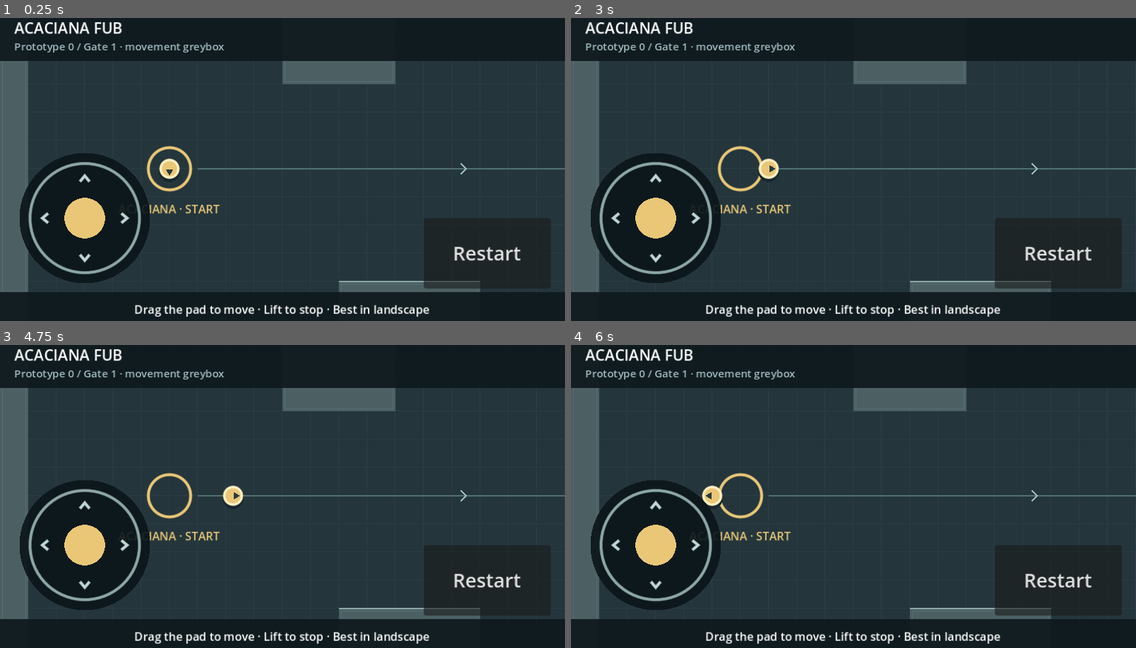
Above: before the commit, frames 1-4 (two rows, left to right).
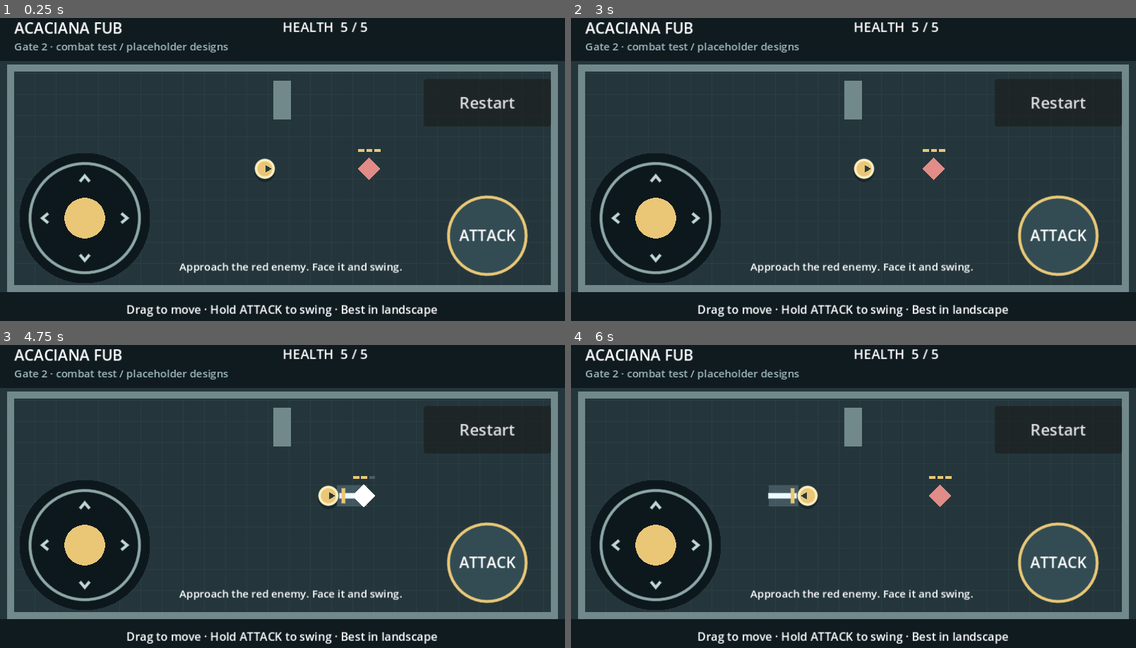
Above: after the commit, the same moments.

Repository: rossdelarge247-debug/test-game-01
Game: Godot game, scene res://scenes/gate2.tscn
Two runs of this game, one before a commit and one after it. Both use one fixed random seed, a clock stepped at 60 frames per second and the inputs below. Before the commit the project starts from res://scenes/gate1.tscn.
Inputs (mouse positions are in pixels of both pictures, inside the frame that each line leads up to):
- Up to frame 1 (0.25 s): no input
- Up to frame 2 (3 s): click "Restart" at 0.5 s; click "Restart" at 1.25 s; click "Restart" at 2 s; tap R (restart) at 2.75 s; move the mouse to (977, 154) at 2.77 s; hold D (move_right) from 2.78 s (still down); hold J (attack, bound only after the commit) from 2.78 s (still down); click (977, 154) at 2.92 s
- Up to frame 3 (4.75 s): tap Space at 3.02, 3.05, 3.32, 4.55 s; release D (move_right) at 3.5 s; release J (attack, bound only after the commit) at 3.5 s; tap R (restart) at 3.5, 4.25 s; drag from (169, 511) to (254, 560) at 3.52 s; move the mouse to (339, 426) at 4.27 s; hold D (move_right) from 4.28 s (still down); hold J (attack, bound only after the commit) from 4.28 s (still down); click (339, 426) at 4.42 s
- Up to frame 4 (6 s): release D (move_right) at 5 s; release J (attack, bound only after the commit) at 5 s; tap R (restart) at 5, 5.75 s; drag from (825, 560) to (684, 448) at 5.02 s; move the mouse to (1023, 541) at 5.77 s; hold A (move_left) from 5.78 s (still down); tap Space at 5.85 s; click (1023, 541) at 5.92 s

The runs differ from the first frame. In frame 1, 17% of the frame differs, in the area x 0-100%, y 1-99%; in frame 2, 17%; in frame 3, 17%; in frame 4, 18%.

Commit message:
Add Gate 2 sword combat arena and multitouch attack tests

Diff:
--- a/project.godot
+++ b/project.godot
@@ -6,7 +6,7 @@
 [application]
 
 config/name="Acaciana Fub — Prototype 0"
-run/main_scene="res://scenes/gate1.tscn"
+run/main_scene="res://scenes/gate2.tscn"
 
 [display]
 
@@ -35,6 +35,10 @@
 "deadzone": 0.2,
 "events": [Object(InputEventKey,"physical_keycode":83), Object(InputEventKey,"physical_keycode":4194322)]
 }
+attack={
+"deadzone": 0.2,
+"events": [Object(InputEventKey,"physical_keycode":74), Object(InputEventKey,"physical_keycode":32)]
+}
 restart={
 "deadzone": 0.2,
 "events": [Object(InputEventKey,"physical_keycode":82)]
@@ -44,6 +48,9 @@
 
 2d_physics/layer_1="World"
 2d_physics/layer_2="Player"
+2d_physics/layer_3="Enemy"
+2d_physics/layer_4="Enemy hurtbox"
+2d_physics/layer_5="Player hurtbox"
 
 [rendering]
 
--- /dev/null
+++ b/scenes/combat_player.tscn
@@ -0,0 +1,31 @@
+[gd_scene load_steps=5 format=3]
+
+[ext_resource type="Script" path="res://src/combat_player.gd" id="1"]
+[sub_resource type="CircleShape2D" id="Body"]
+radius = 10.0
+[sub_resource type="CircleShape2D" id="Hurt"]
+radius = 9.0
+[sub_resource type="RectangleShape2D" id="Sword"]
+size = Vector2(34, 24)
+
+[node name="Acaciana" type="CharacterBody2D"]
+collision_layer = 2
+collision_mask = 1
+motion_mode = 1
+script = ExtResource("1")
+[node name="CollisionShape2D" type="CollisionShape2D" parent="."]
+shape = SubResource("Body")
+[node name="Hurtbox" type="Area2D" parent="."]
+collision_layer = 16
+collision_mask = 0
+monitoring = false
+[node name="Shape" type="CollisionShape2D" parent="Hurtbox"]
+shape = SubResource("Hurt")
+[node name="Sword" type="Area2D" parent="."]
+collision_layer = 0
+collision_mask = 8
+monitoring = false
+monitorable = false
+[node name="Shape" type="CollisionShape2D" parent="Sword"]
+position = Vector2(27, 0)
+shape = SubResource("Sword")
--- /dev/null
+++ b/scenes/enemy.tscn
@@ -0,0 +1,25 @@
+[gd_scene load_steps=4 format=3]
+[ext_resource type="Script" path="res://src/enemy.gd" id="1"]
+[sub_resource type="CircleShape2D" id="Body"]
+radius = 12.0
+[sub_resource type="CircleShape2D" id="Contact"]
+radius = 13.0
+[node name="Enemy" type="CharacterBody2D"]
+collision_layer = 4
+collision_mask = 1
+motion_mode = 1
+script = ExtResource("1")
+[node name="Shape" type="CollisionShape2D" parent="."]
+shape = SubResource("Body")
+[node name="Hurtbox" type="Area2D" parent="."]
+collision_layer = 8
+collision_mask = 0
+monitoring = false
+[node name="Shape" type="CollisionShape2D" parent="Hurtbox"]
+shape = SubResource("Body")
+[node name="Contact" type="Area2D" parent="."]
+collision_layer = 0
+collision_mask = 16
+monitorable = false
+[node name="Shape" type="CollisionShape2D" parent="Contact"]
+shape = SubResource("Contact")
--- /dev/null
+++ b/scenes/gate2.tscn
@@ -0,0 +1,139 @@
+[gd_scene load_steps=7 format=3]
+
+[ext_resource type="Script" path="res://src/gate2.gd" id="1"]
+[ext_resource type="PackedScene" path="res://scenes/combat_player.tscn" id="2"]
+[ext_resource type="Script" path="res://src/touch_pad.gd" id="3"]
+
+[ext_resource type="PackedScene" path="res://scenes/enemy.tscn" id="4"]
+[ext_resource type="Script" path="res://src/attack_button.gd" id="5"]
+[sub_resource type="CircleShape2D" id="AttackShape"]
+radius = 44.0
+
+[node name="Gate2" type="Node2D"]
+script = ExtResource("1")
+[node name="Walls" type="Node2D" parent="."]
+[node name="Acaciana" parent="." instance=ExtResource("2")]
+position = Vector2(300, 180)
+[node name="Enemy" parent="." instance=ExtResource("4")]
+position = Vector2(418, 180)
+
+[node name="HUD" type="CanvasLayer" parent="."]
+
+[node name="Layout" type="Control" parent="HUD"]
+layout_mode = 3
+anchors_preset = 15
+anchor_right = 1.0
+anchor_bottom = 1.0
+grow_horizontal = 2
+grow_vertical = 2
+mouse_filter = 2
+
+[node name="Top" type="ColorRect" parent="HUD/Layout"]
+layout_mode = 0
+anchor_right = 1.0
+offset_bottom = 58.0
+color = Color(0.06, 0.10, 0.12, 0.94)
+mouse_filter = 2
+
+[node name="Title" type="Label" parent="HUD/Layout/Top"]
+offset_left = 16.0
+offset_top = 8.0
+offset_right = 460.0
+offset_bottom = 29.0
+theme_override_font_sizes/font_size = 17
+text = "ACACIANA FUB"
+
+[node name="Subtitle" type="Label" parent="HUD/Layout/Top"]
+offset_left = 16.0
+offset_top = 32.0
+offset_right = 480.0
+offset_bottom = 50.0
+theme_override_colors/font_color = Color(0.62, 0.73, 0.74, 1)
+theme_override_font_sizes/font_size = 12
+text = "Gate 2 · combat test / placeholder designs"
+
+[node name="Restart" type="Button" parent="HUD/Layout/Top"]
+anchor_left = 1.0
+anchor_right = 1.0
+offset_left = -114.0
+offset_top = 13.0
+offset_right = -16.0
+offset_bottom = 45.0
+focus_mode = 0
+theme_override_font_sizes/font_size = 13
+text = "Restart [R]"
+
+[node name="Bottom" type="ColorRect" parent="HUD/Layout"]
+anchor_top = 1.0
+anchor_right = 1.0
+anchor_bottom = 1.0
+offset_top = -40.0
+grow_vertical = 0
+color = Color(0.06, 0.10, 0.12, 0.94)
+mouse_filter = 2
+
+[node name="Controls" type="Label" parent="HUD/Layout/Bottom"]
+anchor_right = 1.0
+anchor_bottom = 1.0
+theme_override_font_sizes/font_size = 13
+text = "WASD / Arrows · Move     J / Space · Attack     R · Restart"
+horizontal_alignment = 1
+vertical_alignment = 1
+
+[node name="TouchPad" type="Control" parent="HUD/Layout"]
+anchor_top = 1.0
+anchor_bottom = 1.0
+offset_left = 16.0
+offset_top = -204.0
+offset_right = 176.0
+offset_bottom = -44.0
+mouse_filter = 2
+script = ExtResource("3")
+
+[node name="RestartTouch" type="Button" parent="HUD/Layout"]
+visible = false
+anchor_left = 1.0
+anchor_top = 1.0
+anchor_right = 1.0
+anchor_bottom = 1.0
+offset_left = -160.0
+offset_top = -282.0
+offset_right = -16.0
+offset_bottom = -228.0
+focus_mode = 0
+theme_override_font_sizes/font_size = 18
+text = "Restart"
+
+[node name="Health" type="Label" parent="HUD/Layout/Top"]
+offset_left = 320.0
+offset_top = 8.0
+offset_right = 495.0
+offset_bottom = 28.0
+theme_override_font_sizes/font_size = 15
+text = "HEALTH  5 / 5"
+
+[node name="Message" type="Label" parent="HUD/Layout"]
+offset_left = 184.0
+offset_top = 282.0
+offset_right = 476.0
+offset_bottom = 308.0
+theme_override_font_sizes/font_size = 12
+text = "Approach the red enemy. Face it and swing."
+horizontal_alignment = 1
+mouse_filter = 2
+
+[node name="AttackAnchor" type="Control" parent="HUD/Layout"]
+anchor_left = 1.0
+anchor_right = 1.0
+anchor_top = 1.0
+anchor_bottom = 1.0
+offset_left = -88.0
+offset_right = -88.0
+offset_top = -104.0
+offset_bottom = -104.0
+mouse_filter = 2
+
+[node name="Attack" type="TouchScreenButton" parent="HUD/Layout/AttackAnchor"]
+shape = SubResource("AttackShape")
+action = "attack"
+script = ExtResource("5")
--- /dev/null
+++ b/src/attack_button.gd
@@ -0,0 +1,12 @@
+extends TouchScreenButton
+## Native multitouch button: an independent finger can attack while moving.
+
+
+func _process(_delta: float) -> void:
+	queue_redraw()
+
+
+func _draw() -> void:
+	draw_circle(Vector2.ZERO, 44, Color("e9c777") if is_pressed() else Color("334c54"))
+	draw_arc(Vector2.ZERO, 44, 0, TAU, 48, Color("e9c777"), 2, true)
+	draw_string(ThemeDB.fallback_font, Vector2(-32, 6), "ATTACK", HORIZONTAL_ALIGNMENT_LEFT, -1, 17, Color("ffffff"))
--- /dev/null
+++ b/src/combat_player.gd
@@ -0,0 +1,127 @@
+extends "res://src/player.gd"
+## Gate 2 tuning is provisional; this sword has no canonical name.
+
+signal health_changed(value: int)
+signal defeated
+
+const MAX_HEALTH := 5
+const SWING_TIME := 0.16
+const COOLDOWN := 0.34
+const PROTECTION_TIME := 0.9
+
+var health: int = MAX_HEALTH
+var swing_left := 0.0
+var cooldown_left := 0.0
+var protection_left := 0.0
+var attack_facing := Vector2.RIGHT
+var hit_targets: Array[int] = []
+var knockback := Vector2.ZERO
+var combat_enabled := true
+@onready var sword: CollisionShape2D = $Sword/Shape
+
+
+func _ready() -> void:
+	facing = Vector2.RIGHT
+
+
+func _physics_process(delta: float) -> void:
+	if not has_focus or health <= 0 or not combat_enabled:
+		velocity = Vector2.ZERO
+		return
+	protection_left = maxf(0, protection_left - delta)
+	cooldown_left = maxf(0, cooldown_left - delta)
+	super._physics_process(delta)
+	move_and_collide(knockback * delta)
+	knockback = knockback.move_toward(Vector2.ZERO, 800 * delta)
+	if Input.is_action_pressed("attack"):
+		request_attack()
+	if swing_left > 0:
+		_hit_sword_targets()
+		swing_left = maxf(0, swing_left - delta)
+	queue_redraw()
+
+
+func request_attack() -> bool:
+	if cooldown_left > 0 or health <= 0 or not has_focus or not combat_enabled:
+		return false
+	attack_facing = facing
+	$Sword.rotation = attack_facing.angle()
+	swing_left = SWING_TIME
+	cooldown_left = COOLDOWN
+	hit_targets.clear()
+	print("SWORD_SWING")
+	return true
+
+
+func _hit_sword_targets() -> void:
+	# Query the actual sword shape during physics, avoiding stale overlap lists
+	# on the first frame of a swing or when changing direction.
+	var query := PhysicsShapeQueryParameters2D.new()
+	query.shape = sword.shape
+	query.transform = sword.global_transform
+	query.collision_mask = 8
+	query.collide_with_areas = true
+	query.collide_with_bodies = false
+	var space := get_world_2d().direct_space_state
+	for hit in space.intersect_shape(query):
+		var target: Node2D = hit.collider.get_parent()
+		var target_id: int = target.get_instance_id()
+		if target_id in hit_targets:
+			continue
+		var ray := PhysicsRayQueryParameters2D.create(global_position, target.global_position, 1)
+		if not space.intersect_ray(ray).is_empty():
+			continue
+		hit_targets.append(target_id)
+		target.call("take_hit", 1, attack_facing)
+
+
+func take_hit(amount: int, direction: Vector2) -> bool:
+	if health <= 0 or protection_left > 0 or not has_focus or not combat_enabled:
+		return false
+	health = maxi(0, health - amount)
+	protection_left = PROTECTION_TIME
+	knockback = direction.normalized() * 140
+	health_changed.emit(health)
+	print("PLAYER_HIT health=%d" % health)
+	if health == 0:
+		swing_left = 0
+		touch_direction = Vector2.ZERO
+		knockback = Vector2.ZERO
+		defeated.emit()
+		print("PLAYER_DEFEATED")
+	queue_redraw()
+	return true
+
+
+func stop_combat() -> void:
+	combat_enabled = false
+	swing_left = 0
+	touch_direction = Vector2.ZERO
+	velocity = Vector2.ZERO
+	knockback = Vector2.ZERO
+	queue_redraw()
+
+
+func _notification(what: int) -> void:
+	# Base player separately clears movement on focus loss.
+	if what == NOTIFICATION_APPLICATION_FOCUS_OUT:
+		swing_left = 0
+		knockback = Vector2.ZERO
+		Input.action_release("attack")
+
+
+func _draw() -> void:
+	super._draw()
+	if health == 0:
+		draw_circle(Vector2.ZERO, 12, Color("7c8990"))
+	elif protection_left > 0:
+		draw_arc(Vector2.ZERO, 15, 0, TAU, 32, Color("ffb8b0"), 3, true)
+	if swing_left > 0:
+		var side := attack_facing.orthogonal()
+		var tip := attack_facing * 44
+		draw_colored_polygon(PackedVector2Array([
+			attack_facing * 10 + side * 12, tip + side * 12,
+			tip - side * 12, attack_facing * 10 - side * 12
+		]), Color(0.8, 0.94, 1, 0.18))
+		draw_line(attack_facing * 13, tip, Color("edfaff"), 5, true)
+		draw_line(attack_facing * 17 - side * 8, attack_facing * 17 + side * 8, Color("e9c777"), 3, true)
--- /dev/null
+++ b/src/enemy.gd
@@ -0,0 +1,57 @@
+extends CharacterBody2D
+## Abstract pursuer. Identity, appearance and numerical tuning are provisional.
+
+signal defeated
+@export var move_speed := 48.0
+var health := 3
+var active := false
+var stopped := false
+var stun_left := 0.0
+var knockback := Vector2.ZERO
+@onready var player: CharacterBody2D = get_node("../Acaciana")
+
+
+func _physics_process(delta: float) -> void:
+	if health <= 0 or stopped or not player.has_focus or player.health <= 0:
+		return
+	var difference: Vector2 = player.global_position - global_position
+	if difference.length() < 110:
+		active = true
+	stun_left = maxf(0, stun_left - delta)
+	velocity = knockback
+	if active and stun_left <= 0:
+		velocity += difference.normalized() * move_speed
+	move_and_slide()
+	knockback = knockback.move_toward(Vector2.ZERO, 600 * delta)
+	if stun_left <= 0:
+		for area in $Contact.get_overlapping_areas():
+			var direction: Vector2 = player.global_position - global_position
+			if direction.is_zero_approx():
+				direction = Vector2.LEFT
+			area.get_parent().take_hit(1, direction)
+	queue_redraw()
+
+
+func take_hit(amount: int, direction: Vector2) -> void:
+	if health <= 0 or stopped:
+		return
+	health = maxi(0, health - amount)
+	stun_left = 0.25
+	knockback = direction.normalized() * 110
+	active = true
+	print("ENEMY_HIT health=%d" % health)
+	if health == 0:
+		defeated.emit()
+		print("ENEMY_DEFEATED")
+		hide()
+		$Hurtbox.set_deferred("monitorable", false)
+	queue_redraw()
+
+
+func _draw() -> void:
+	var color := Color("e18c87") if stun_left <= 0 else Color("ffffff")
+	draw_colored_polygon(PackedVector2Array([
+		Vector2(0, -13), Vector2(13, 0), Vector2(0, 13), Vector2(-13, 0)
+	]), color)
+	for i in range(3):
+		draw_rect(Rect2(-12 + i * 9, -22, 7, 3), Color("e9c777") if i < health else Color("4c6064"))
--- /dev/null
+++ b/src/gate2.gd
@@ -0,0 +1,76 @@
+extends Node2D
+## One disposable arena. No implied location, enemy lore or sword identity.
+
+const SOLIDS: Array[Rect2] = [
+	Rect2(8, 62, 624, 8), Rect2(8, 312, 624, 8),
+	Rect2(8, 70, 8, 242), Rect2(624, 70, 8, 242),
+	Rect2(310, 80, 20, 44),
+]
+
+
+func _ready() -> void:
+	for rect in SOLIDS:
+		var wall := StaticBody2D.new()
+		wall.position = rect.get_center()
+		wall.collision_layer = 1
+		wall.collision_mask = 6
+		var shape := RectangleShape2D.new()
+		shape.size = rect.size
+		var collision := CollisionShape2D.new()
+		collision.shape = shape
+		wall.add_child(collision)
+		$Walls.add_child(wall)
+	$HUD/Layout/Top/Restart.pressed.connect(_request_restart)
+	$HUD/Layout/RestartTouch.pressed.connect(_request_restart)
+	$Acaciana.health_changed.connect(_health_changed)
+	$Acaciana.defeated.connect(_player_defeated)
+	$Enemy.defeated.connect(_enemy_defeated)
+	var touch := DisplayServer.is_touchscreen_available()
+	$HUD/Layout/RestartTouch.visible = touch
+	$HUD/Layout/AttackAnchor.visible = touch
+	$HUD/Layout/Top/Restart.visible = not touch
+	if touch:
+		$HUD/Layout/Bottom/Controls.text = "Drag to move · Hold ATTACK to swing · Best in landscape"
+	_health_changed($Acaciana.health)
+	print("GATE2_READY")
+
+
+func _health_changed(value: int) -> void:
+	$HUD/Layout/Top/Health.text = "HEALTH  %d / 5" % value
+
+
+func _enemy_defeated() -> void:
+	$Acaciana.stop_combat()
+	$HUD/Layout/Message.text = "Enemy defeated · Restart to try again"
+
+
+func _player_defeated() -> void:
+	$Enemy.stopped = true
+	$HUD/Layout/Message.text = "Try again · Tap Restart or press R"
+
+
+func _unhandled_input(event: InputEvent) -> void:
+	if event.is_action_pressed("restart") and not event.is_echo():
+		get_viewport().set_input_as_handled()
+		_request_restart()
+
+
+func _request_restart() -> void:
+	_restart.call_deferred()
+
+
+func _restart() -> void:
+	Input.action_release("attack")
+	var error := get_tree().reload_current_scene()
+	if error != OK:
+		push_error("Could not restart Gate 2: %s" % error_string(error))
+
+
+func _draw() -> void:
+	draw_rect(Rect2(0, 0, 640, 360), Color("24363c"))
+	for x in range(16, 624, 24):
+		draw_line(Vector2(x, 70), Vector2(x, 312), Color("2b3e43"))
+	for y in range(72, 312, 24):
+		draw_line(Vector2(16, y), Vector2(624, y), Color("2b3e43"))
+	for rect in SOLIDS:
+		draw_rect(rect, Color("71898b"))
--- /dev/null
+++ b/tests/combat_test.gd
@@ -0,0 +1,163 @@
+extends SceneTree
+## Integration checks against real hit areas, physics, input and scene resets.
+
+var failures := 0
+var checks := 0
+var world: Node2D
+var player: CharacterBody2D
+var enemy: CharacterBody2D
+
+
+func _initialize() -> void:
+	_run.call_deferred()
+
+
+func _run() -> void:
+	await _fresh()
+	_check(player.health == 5 and enemy.health == 3, "fresh health")
+	for keycode in [KEY_J, KEY_SPACE]:
+		var key := InputEventKey.new()
+		key.physical_keycode = keycode
+		_check(InputMap.action_has_event("attack", key), "attack key %d" % keycode)
+	_check(world.get_node("HUD/Layout/AttackAnchor/Attack").action == "attack", "touch maps to same attack")
+	_key(KEY_J, true)
+	await _frames(2)
+	_key(KEY_J, false)
+	_check(player.swing_left > 0, "physical J starts sword swing")
+	_check(not player.request_attack(), "cooldown prevents immediate repeat")
+	await _frames(25)
+	_check(player.swing_left == 0, "swing expires")
+	_check(enemy.health == 3, "distant enemy not hit")
+
+	for direction in [Vector2.RIGHT, Vector2.LEFT, Vector2.UP, Vector2.DOWN]:
+		await _fresh()
+		player.facing = direction
+		enemy.position = player.position + direction * 40
+		await _frames(3)
+		player.request_attack()
+		await _frames(2)
+		_check(enemy.health == 2, "sword hits facing %s" % direction)
+		# Keep the hurtbox inside the swing to prove per-swing deduplication.
+		enemy.knockback = Vector2.ZERO
+		await _frames(6)
+		_check(enemy.health == 2, "one damage per swing %s" % direction)
+
+	await _fresh()
+	player.facing = Vector2.LEFT
+	enemy.position = player.position + Vector2(40, 0)
+	await _frames(3)
+	player.request_attack()
+	await _frames(12)
+	_check(enemy.health == 3, "sword cannot hit behind player")
+	await _fresh()
+	player.position = Vector2(294, 102)
+	enemy.position = Vector2(343, 102)
+	player.facing = Vector2.RIGHT
+	await _frames(3)
+	player.request_attack()
+	await _frames(12)
+	_check(enemy.health == 3, "wall blocks sword even when hurtbox is in range")
+
+	await _fresh()
+	enemy.position = player.position + Vector2(18, 0)
+	await _frames(4)
+	_check(player.health == 4, "real contact area damages player")
+	_check(player.protection_left > 0, "damage starts protection")
+	_check(not player.take_hit(1, Vector2.LEFT), "protection prevents damage stacking")
+	_check(player.knockback.length() > 0, "damage applies knockback")
+	enemy.position = Vector2(550, 180)
+	await _frames(60)
+	_check(player.take_hit(1, Vector2.LEFT), "damage resumes after protection expires")
+	_check(world.get_node("HUD/Layout/Top/Health").text == "HEALTH  3 / 5", "health HUD follows damage")
+
+	await _fresh()
+	for i in range(3):
+		enemy.position = player.position + Vector2(40, 0)
+		enemy.knockback = Vector2.ZERO
+		await _frames(3)
+		player.request_attack()
+		await _frames(23)
+	_check(enemy.health == 0 and not enemy.visible, "three separate sword hits defeat enemy")
+	_check(not player.combat_enabled, "victory stops combat")
+	_check("Enemy defeated" in world.get_node("HUD/Layout/Message").text, "victory prompt")
+	_check(not player.request_attack(), "no attacks after victory")
+	await _restart()
+	_check(player.health == 5 and enemy.health == 3 and enemy.visible, "restart after victory restores both actors")
+	player.take_hit(5, Vector2.LEFT)
+	await _frames(3)
+	_check(player.health == 0 and enemy.stopped, "player defeat stops enemy")
+	_check(not player.request_attack(), "dead player cannot attack")
+	var at := player.position
+	_key(KEY_D, true)
+	await _frames(10)
+	_key(KEY_D, false)
+	_check(player.position.is_equal_approx(at), "dead player cannot move")
+	_check("Try again" in world.get_node("HUD/Layout/Message").text, "defeat prompt")
+	world.get_node("HUD/Layout/RestartTouch").emit_signal("pressed")
+	await _frames(5)
+	_bind()
+	_check(player.health == 5 and enemy.health == 3, "touch restart after defeat restores health")
+
+	_key(KEY_SPACE, true)
+	await _frames(2)
+	_check(player.swing_left > 0, "Space also attacks")
+	player.notification(Node.NOTIFICATION_APPLICATION_FOCUS_OUT)
+	await _frames(2)
+	_check(not player.has_focus and player.swing_left == 0, "focus loss cancels swing and movement")
+	_check(not Input.is_action_pressed("attack"), "focus loss releases held attack")
+	_check(not player.take_hit(1, Vector2.LEFT), "unfocused player is protected")
+	player.notification(Node.NOTIFICATION_APPLICATION_FOCUS_IN)
+	_key(KEY_SPACE, false)
+	await _frames(25)
+	_check(player.swing_left == 0, "focus return does not resume held attack")
+	_check(player.request_attack(), "new attack works after focus return")
+
+	print("COMBAT_TESTS_PASSED checks=%d" % checks if failures == 0 else "COMBAT_TESTS_FAILED %d" % failures)
+	quit(0 if failures == 0 else 1)
+
+
+func _fresh() -> void:
+	if is_instance_valid(world):
+		world.queue_free()
+		await process_frame
+	world = load("res://scenes/gate2.tscn").instantiate()
+	root.add_child(world)
+	current_scene = world
+	_bind()
+	enemy.move_speed = 0 # Hold targets still; browser tests use normal pursuit.
+	await _frames(3)
+
+
+func _bind() -> void:
+	world = current_scene
+	player = world.get_node("Acaciana")
+	enemy = world.get_node("Enemy")
+
+
+func _restart() -> void:
+	_key(KEY_R, true)
+	await _frames(5)
+	_key(KEY_R, false)
+	_bind()
+
+
+func _key(code: int, pressed: bool) -> void:
+	var event := InputEventKey.new()
+	event.physical_keycode = code
+	event.pressed = pressed
+	Input.parse_input_event(event)
+
+
+func _frames(count: int) -> void:
+	for i in range(count):
+		await physics_frame
+	await process_frame
+
+
+func _check(condition: bool, message: String) -> void:
+	checks += 1
+	if condition:
+		print("PASS: " + message)
+	else:
+		failures += 1
+		push_error("FAIL: " + message)
Not shown, changed: .github/workflows/build-web.yml
Not shown, added: docs/gate-2.md
Not shown, changed: scripts/validate.sh
